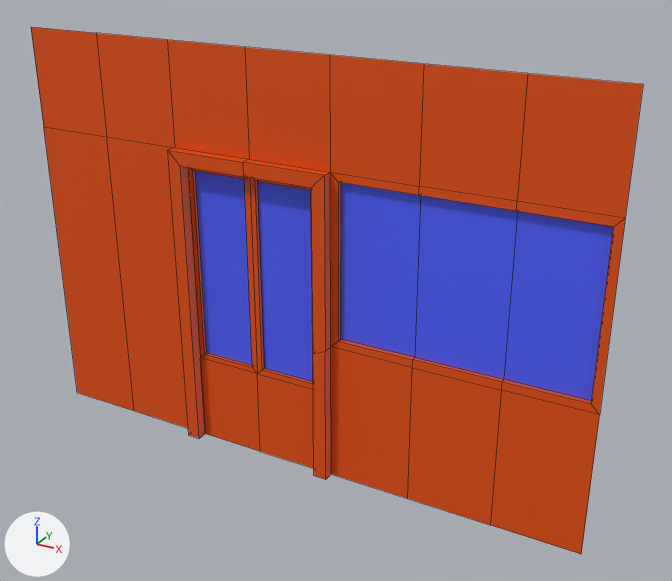
What one commit did to the OBJ model game/sources/meshes/geometry/meshes/shop_b.obj.
Before and after are seen from a 50 mm camera at (3.87, -4.64, 3.69) aimed at (1.27, 0.09, 1.32). The axes (+X, +Y, +Z) are drawn at lower left. The lights are the same throughout. The first picture is the older version. Mesh edges are drawn as thin lines. Where no turn or scale is listed for an object, it has been applied to the vertices. Vertices at exactly the same position are counted once.

The first picture shows 'shop_b'.
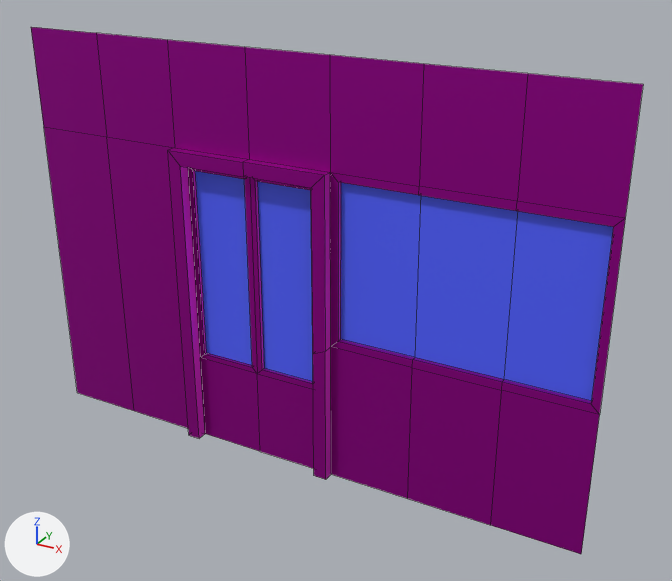
Where the change shows, as pixel boxes [x1, y1, x2, y2] in the pictures (672 x 581 px):
part 1 of me_shop_b, recoloured: [31, 27, 643, 554] in both

What the commit changed:
Material 'special' (mat_special) is new.
Its base color is (0.434, 0.0, 0.374) (pink #b000a5).
Its metallic is 0.8.
me_shop_b has 81 vertices, 68 faces and spans x -1.0..3.0, y -0.07..0.04, z 0.0..2.8.
me_shop_b is used by ob_shop_b; location (0.0, 0.0, 0.0).
me_shop_b part 1: all 63 faces that had it switch from mat_wood (orange #e75100) to mat_special (pink #b000a5).
